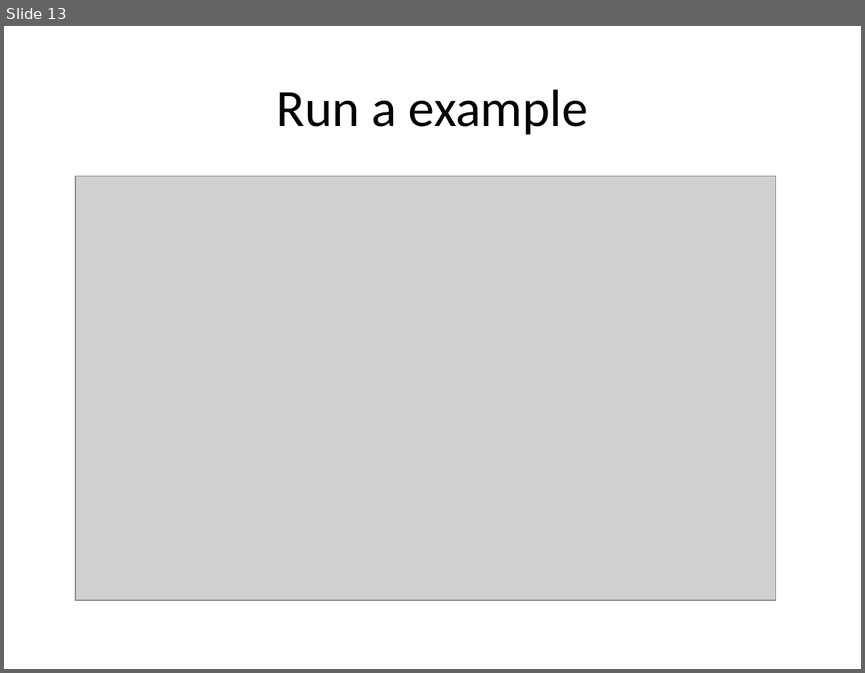
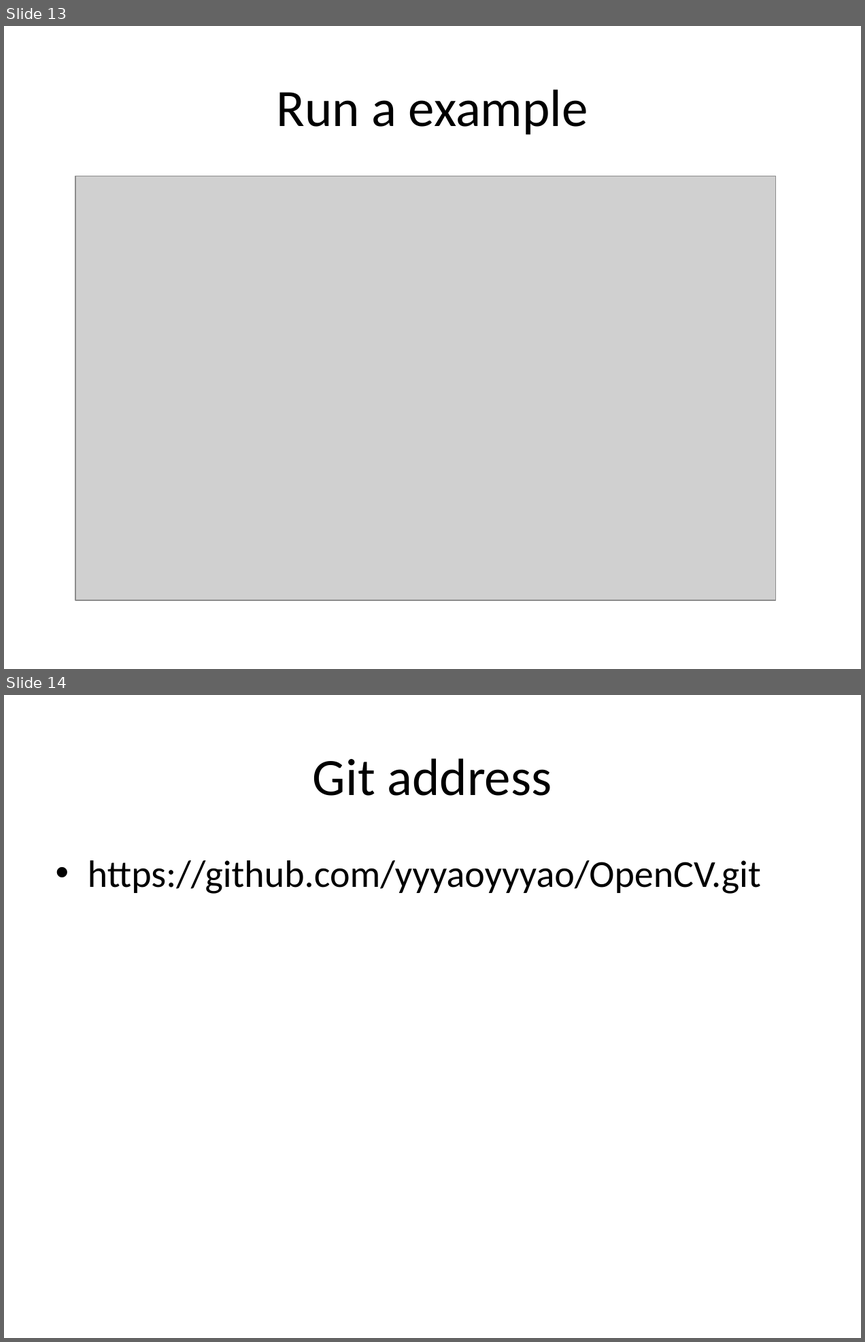
Before and after one commit to yyyaoyyyao/OpenCV, a slide deck: OpenCV.pptx. Shown one above the other, each under a label of ours: slide 13 before the commit, slides 13 and 14 after it. The pictures are 865x673 and 865x1342 pixels, drawn with LibreOffice and Linux fonts; fonts in the diff are those of the drawing; grey boxes stand for pictures. Boxes give left, top, right and bottom in pixels: in the first picture for what was removed or moved away, otherwise in the second. Text is boxed around its words. In the diff, an @@ line names an element or a change of style, - is before the commit and + after.

Commit message:
OpenCV ppt

```diff
--- a/OpenCV.pptx
+++ b/OpenCV.pptx
@@ slide 14 added at <box>4,695,861,1338</box>, background #FFFFFF @@
@@ title added at <box>313,758,551,796</box>, 44 pt, text #000000 @@
+Git address
@@ text added at <box>88,860,761,894</box>, 32 pt, text #000000 @@
+• https://github.com/yyyaoyyyao/OpenCV.git
```
